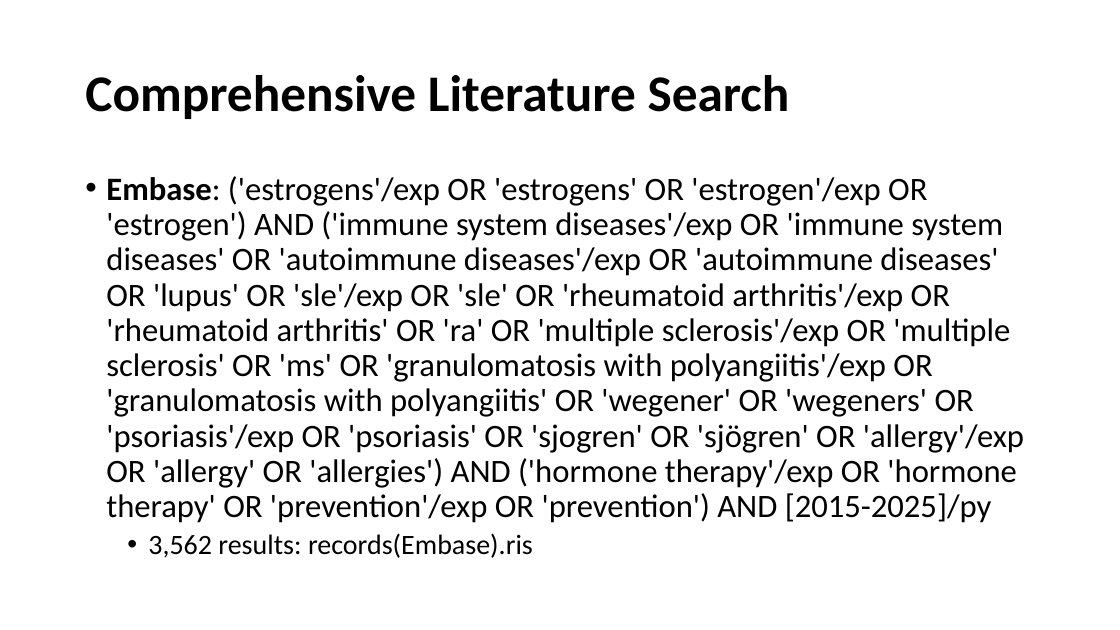
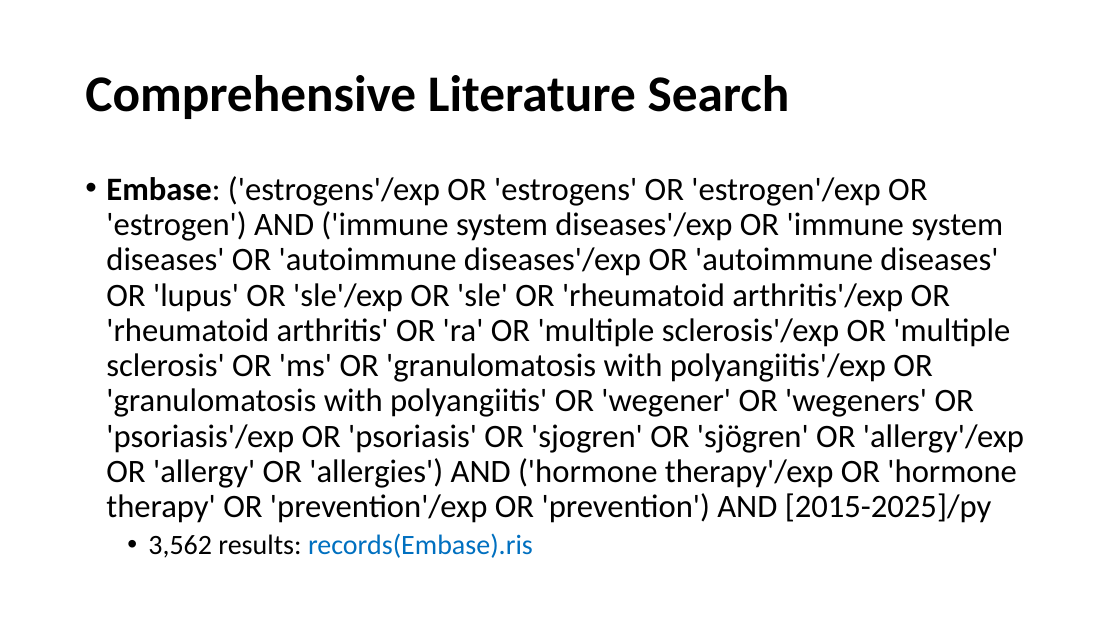
Before and after one commit to BruceChen034020/EstrogenImmunomodulationSystematicReview, a slide deck: slide 6 of Estrogen as an immunomodulator and its role in.pptx. Drawn at 1120x630 pixels with LibreOffice and Linux fonts; fonts in the diff are those of the drawing. Boxes give left, top, right and bottom in pixels: in the first picture for what was removed or moved away, otherwise in the second. Text is boxed around its words. In the diff, an @@ line names an element or a change of style, - is before the commit and + after.

```diff
--- a/Estrogen as an immunomodulator and its role in.pptx
+++ b/Estrogen as an immunomodulator and its role in.pptx
@@ text at (148, 533, 533, 558): text colour #000000 to #0070C0 in "records(Embase).ris" @@
```
Also in this commit, not shown: 4 other slides changed, 1 slide added.
